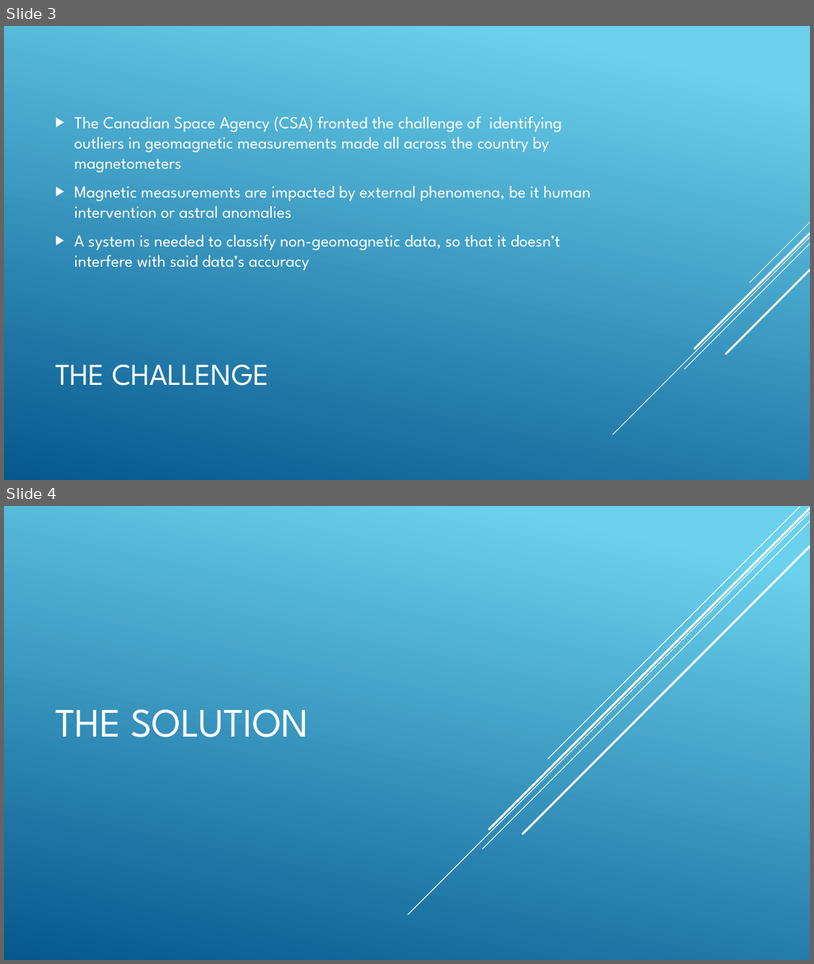
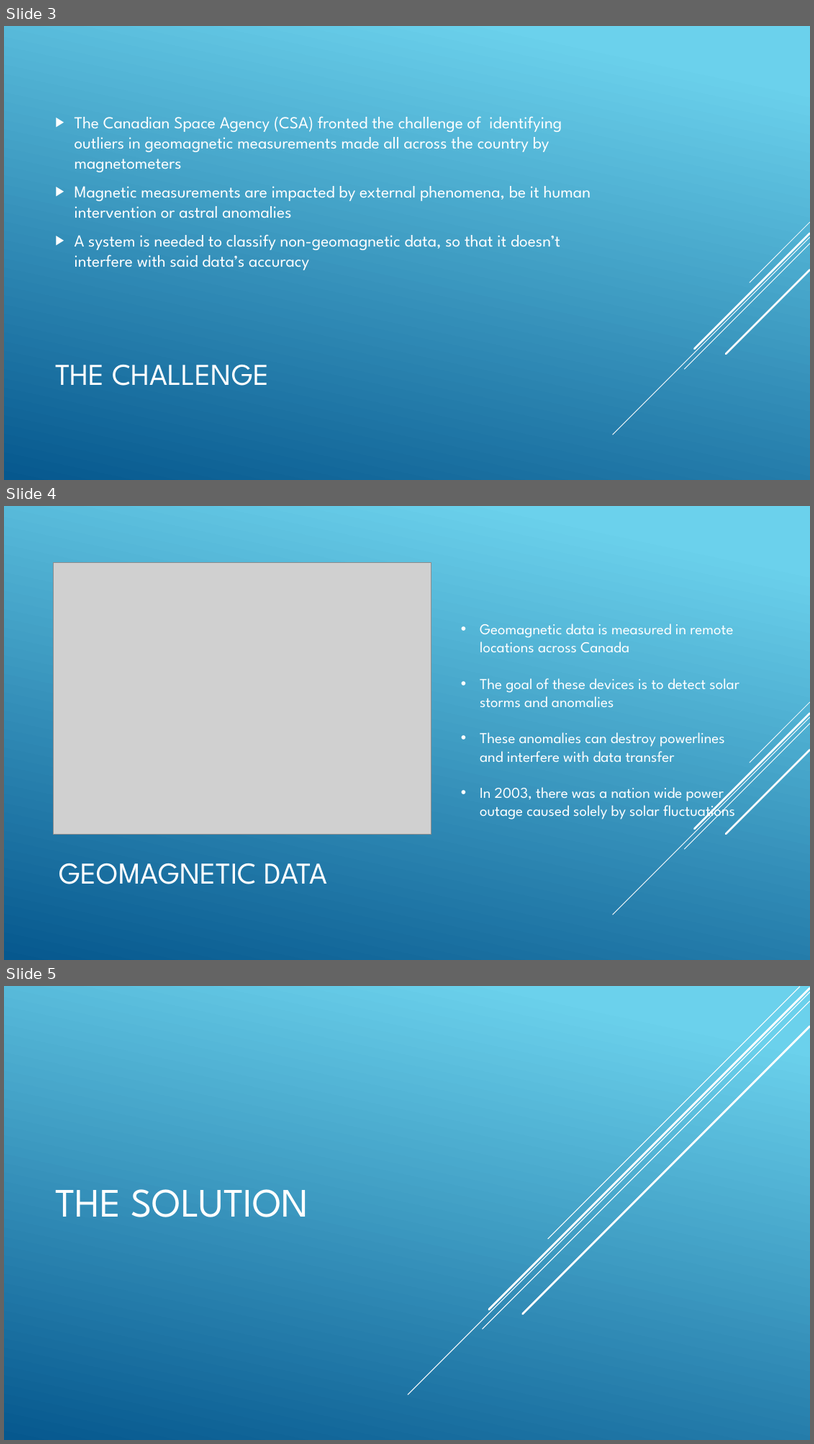
Before and after one commit to mastwood/spaceapps-2019, a slide deck: Geomagnetic_Presentation_Beans.pptx. Shown one above the other, each under a label of ours: slides 3 and 4 before the commit, slides 3, 4 and 5 after it. The pictures are 814x964 and 814x1444 pixels, drawn with LibreOffice and Linux fonts; fonts in the diff are those of the drawing; grey boxes stand for pictures. Boxes give left, top, right and bottom in pixels: in the first picture for what was removed or moved away, otherwise in the second. Text is boxed around its words. In the diff, an @@ line names an element or a change of style, - is before the commit and + after.

```diff
--- a/Geomagnetic_Presentation_Beans.pptx
+++ b/Geomagnetic_Presentation_Beans.pptx
@@ slide 4 added at [4, 506, 810, 960], background gradient #6ED2EB to #06588E; not listed: 5 template elements that a slide beside it also shows @@
@@ picture added at [53, 563, 431, 834] @@
@@ text added at [480, 623, 740, 821], 18 pt, text #FFFFFF @@
+• Geomagnetic data is measured in remote locations across Canada
+• The goal of these devices is to detect solar storms and anomalies
+• These anomalies can destroy powerlines and interfere with data transfer
+• In 2003, there was a nation wide power outage caused solely by solar fluctuations
@@ title added at [59, 862, 327, 884], 36 pt, text #FFFFFF @@
+GEOMAGNETIC DATA
@@ what was slide 4 is now slide 5 @@
```
Also in this commit, not shown: 2 slides changed, 1 slide removed.
